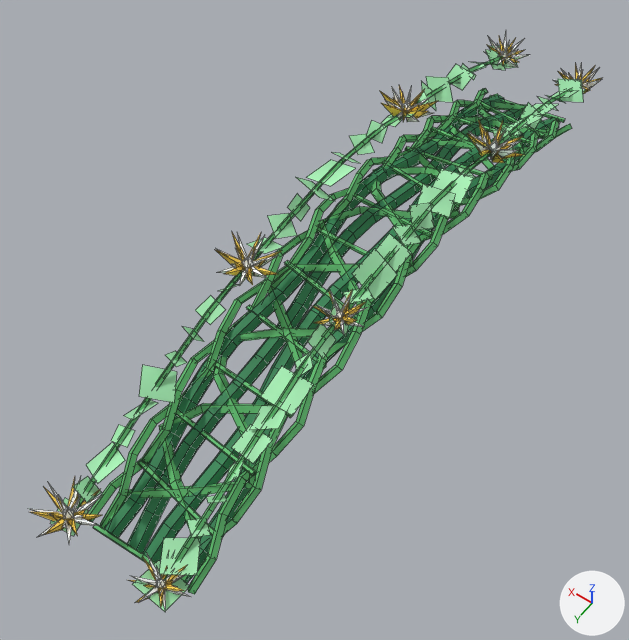
The Blender file Source/Blender/plants.blend: old version first, new version second.
Both versions are drawn from a 50 mm camera at (-5.19, 15.25, 12.21) aimed at (0.19, 7.72, 0.39). Lighting does not change. The marker at lower right points along +X, +Y and +Z. The older version comes first. Mesh edges are drawn as thin lines. The same objects are shown in both versions, whatever each file hides.

Objects in the first picture: 'Plant_Bridge_01'.
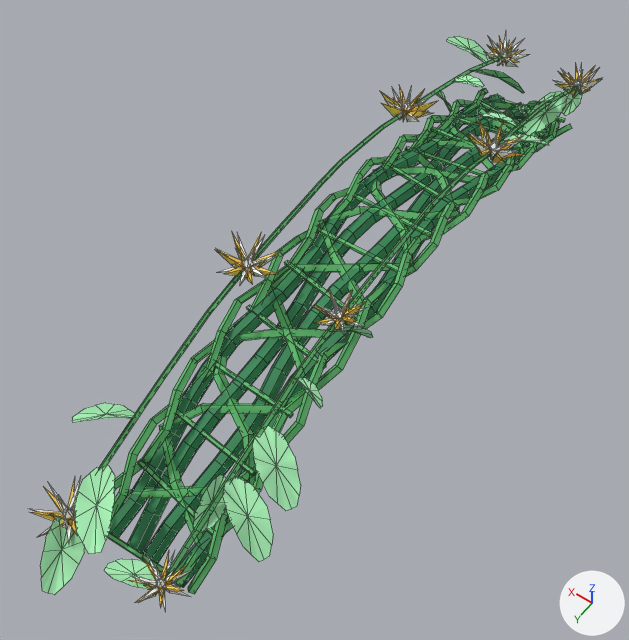
Where the newer file only moved an object's origin or applied its transform, the numbers keep the older frame.

Patch to the scene script:
```diff
--- a/Source/Blender/plants.blend.py
+++ b/Source/Blender/plants.blend.py
@@ me_plant_bridge_01_001 @@
 # used by ob_plant_bridge_01; location = (0.0, 0.0, 0.0)
-me_plant_bridge_01_001.from_pydata(...)  # 2552 vertices, 2294 faces; spans x -1.52..1.41, y -0.77..13.35, z -0.47..2.53
+me_plant_bridge_01_001.from_pydata(...)  # 2952 vertices, 2608 faces; spans x -1.88..1.77, y -0.77..13.84, z -0.47..2.52
+# me_plant_bridge_01_001 part 1: 50 loose pieces with 200 vertices, spanning x -1.26..1.25, y -0.7..13.04, z 0.5..2.53, are deleted
+# me_plant_bridge_01_001 part 2: 40 vertices removed from x -1.25..1.15, y -0.52..3.84, z 0.66..2.19; 459 vertices added at x -1.68..1.77, y -0.3..3.78, z -0.05..2.27
+# me_plant_bridge_01_001 part 3: 8 vertices removed from x -1.19..-0.57, y 11.78..13.07, z 0.41..0.99; 189 vertices added at x -1.88..1.52, y 8.16..13.84, z 0.55..2.04
 me_plant_bridge_01_001.materials.append(mat_m_bridge_preview)
```

Where the change shows, as pixel boxes [x1, y1, x2, y2] in the pictures (629 x 640 px):
'Plant_Bridge_01', reshaped: before [31, 30, 602, 612]; after [31, 30, 602, 611]
part 1 of me_plant_bridge_01_001, deleted: before [50, 45, 558, 575]
part 2 of me_plant_bridge_01_001, reshaped: before [421, 76, 584, 150]; after [436, 36, 582, 145]
part 3 of me_plant_bridge_01_001, built on: before [132, 519, 210, 612]; after [40, 326, 373, 595]
